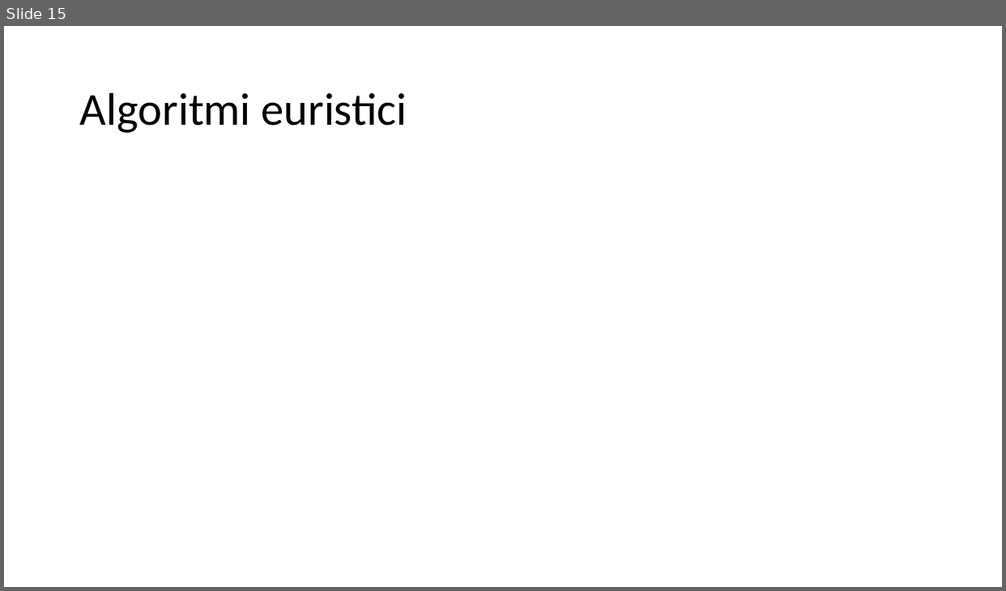
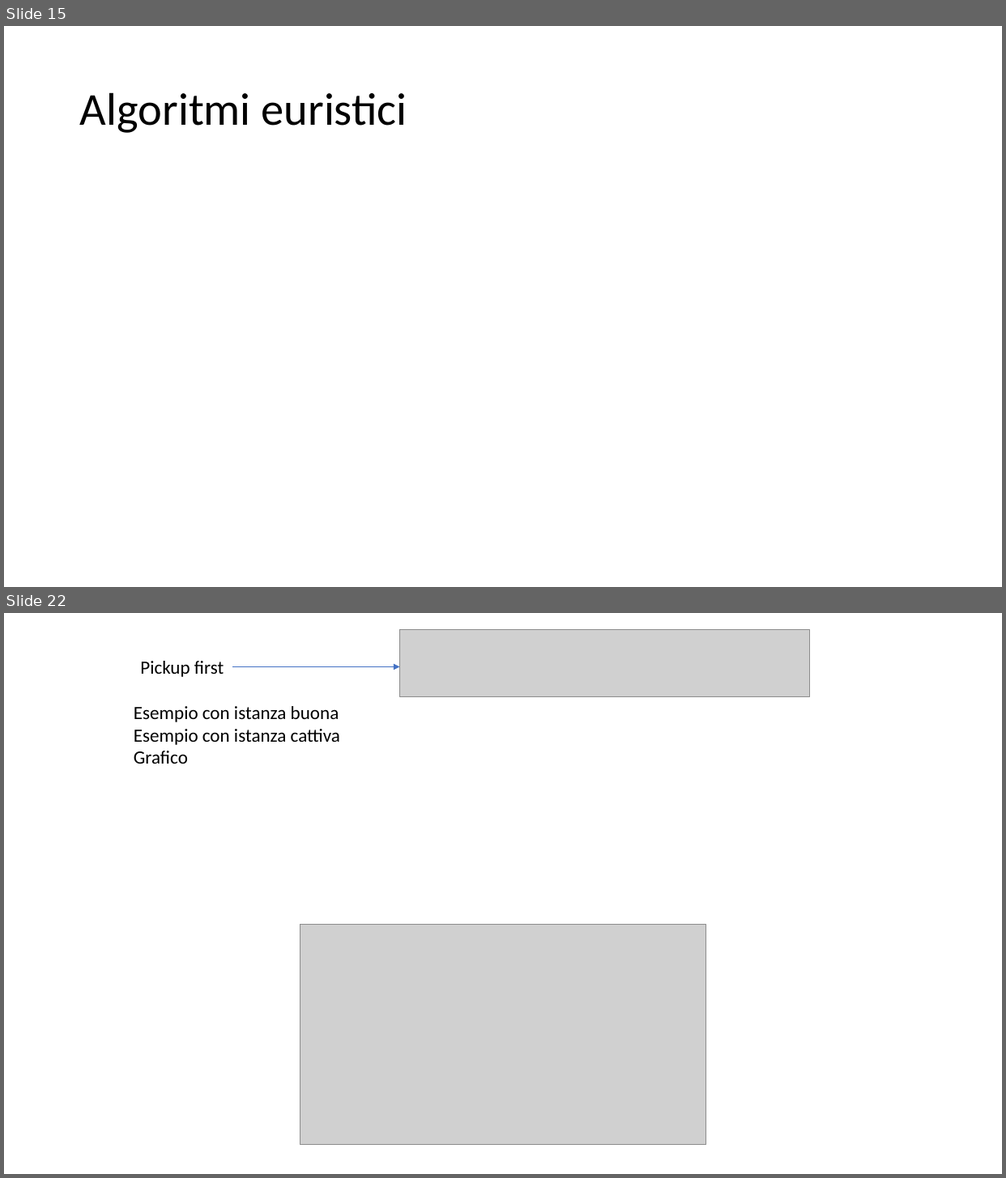
Before and after one commit to michele-vaccari/TSP-con-pick-up-and-delivery, a slide deck: doc/Draft.pptx. Shown one above the other, each under a label of ours: slide 15 before the commit, slides 15 and 22 after it; the slides between them are not shown. The pictures are 1006x591 and 1006x1178 pixels, drawn with LibreOffice and Linux fonts; fonts in the diff are those of the drawing; grey boxes stand for pictures. Boxes give left, top, right and bottom in pixels: in the first picture for what was removed or moved away, otherwise in the second. Text is boxed around its words. In the diff, an @@ line names an element or a change of style, - is before the commit and + after.

Commit message:
Add greedy template and greedy pickup first

```diff
--- a/doc/Draft.pptx
+++ b/doc/Draft.pptx
@@ slide 22 added at (4, 613, 1002, 1174), background #FFFFFF @@
@@ picture added at (400, 629, 810, 697) @@
@@ text added at (140, 661, 224, 677), 18 pt, text #000000 @@
+Pickup first
@@ arrow added from (232, 667) to (400, 667), #4472C4 0.5 pt @@
@@ text added at (134, 706, 340, 764), 18 pt, text #000000 @@
+Esempio con istanza buona
+Esempio con istanza cattiva
+Grafico
@@ picture added at (300, 924, 706, 1145) @@
```
Also in this commit, not shown: 6 slides changed, 10 other slides added, 4 other files.
